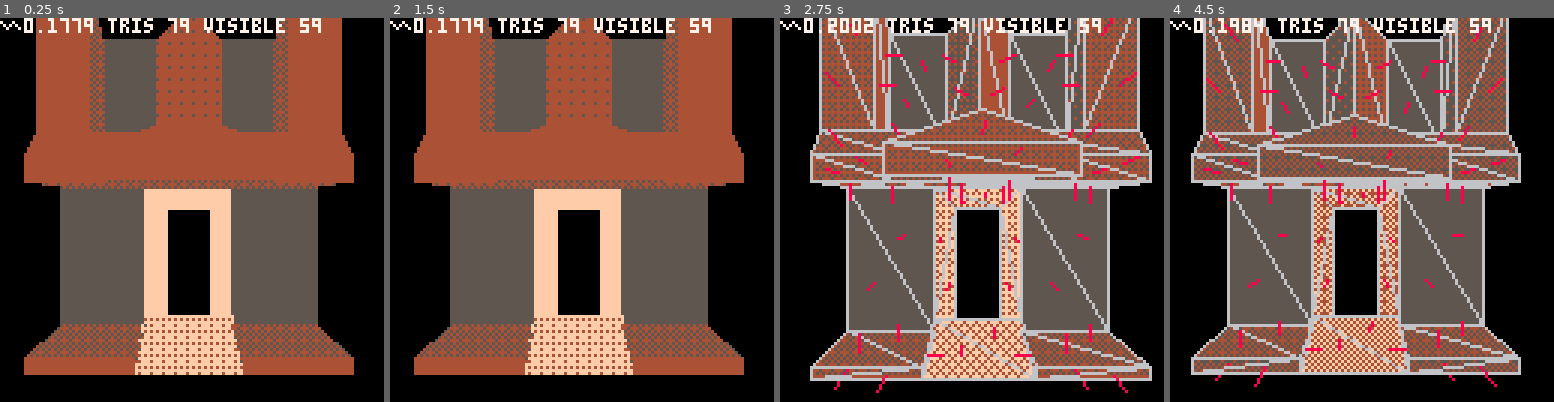
Above: before the commit, frames 1-4 (left to right).
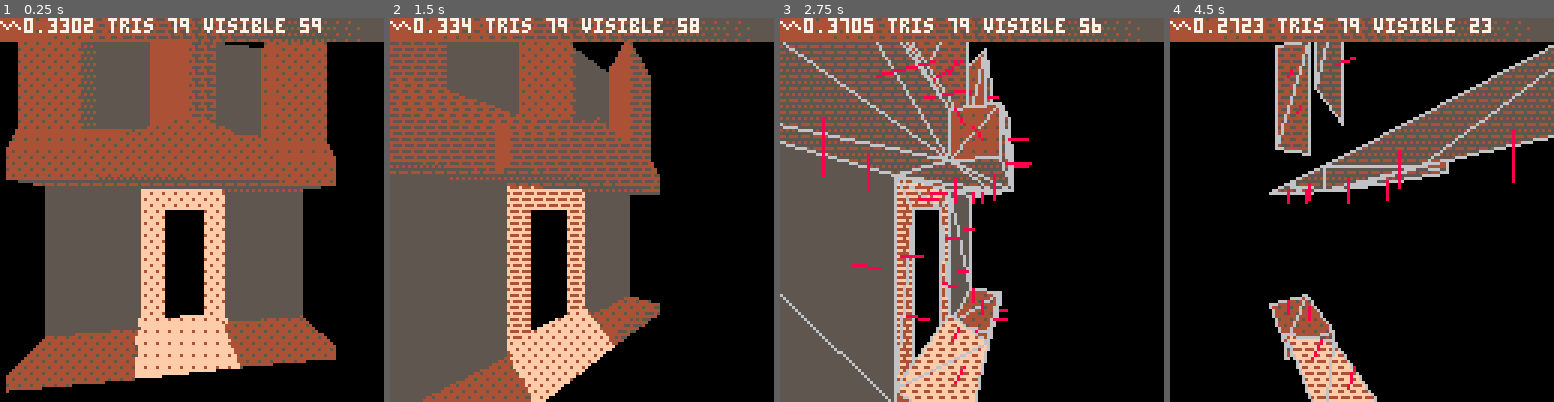
Above: after the commit, the same moments.

Repository: yourykiki/pico8
Game: PICO-8 cartridge model_nab.p8
The game is run twice, just before and just after one commit, with the same random seed, the same clock (stepped at 60 frames per second) and the same inputs.
Inputs:
- Up to frame 1 (0.25 s): no input
- Up to frame 2 (1.5 s): tap X (X key) at 0.33, 1.07 s
- Up to frame 3 (2.75 s): hold Right 1.6-2.1 s; tap X (X key) at 1.85 s; hold Up 2.15-2.42 s; hold Right from 2.47 s (still down)
- Up to frame 4 (4.5 s): tap X (X key) at 2.97, 4.08 s; release Right at 3.03 s; hold Left 3.08-3.58 s; hold Down 3.63-3.97 s; hold Right from 4.02 s (still down)

The runs differ from the first frame. In frame 1, 23% of the frame differs, in the area x 0-100%, y 0-98%; in frame 2, 61%; in frame 3, 72%, in the area x 0-100%, y 0-100%; in frame 4, 65%.

Commit message:
Rotation (#8)
rotations with matrix, brute forcing all vertices

Diff:
--- a/model_nab.p8
+++ b/model_nab.p8
@@ -3,7 +3,7 @@
 __lua__
 -- model nabateen
 
-local cam,scl,wf={},3,false
+local cam,scl,wf,t={},3,false,0
 local norms,fcntrs,fnorms={},{},{}
 local vrtx={
  {-48,4,16},{-16,4,16},{-16,4,0},{-48,4,0},
@@ -73,6 +73,12 @@
  0xa5a5,0xe5a5,0xa5b5,0xf5b5,
  0xf5f5,0xfdf5,0xfdf7,0xffff
 }
+local dith2={
+ 0x0000,0x8000,0x8020,0xc020,
+ 0xc060,0xc070,0xe070,0xe470,
+ 0xe472,0xf472,0xf4f2,0xf5f2,
+ 0xf5fa,0xf7fa,0xf7fe,0xffff
+}
 
 function init_cam()
  return {
@@ -118,7 +124,8 @@
   end
  }
 end
-function init_norm()
+function init_norm(vrtx)
+ fcntrs,norms,fnorms={},{},{}
  for i=1,#tris,4 do
   local v1,v2,v3=
    v_clone(vrtx[tris[i]]),
@@ -145,9 +152,10 @@
 end
 function _init()
  cam=init_cam()
- init_norm()
+ --init_norm(vrtx)
 end
 function _update()
+ t+=0.01
  if (btn(⬆️)) cam:mf(0.5)
  if (btn(⬇️)) cam:sb(0.5)
  if (btn(⬅️)) cam.ang-=0.01
@@ -159,19 +167,38 @@
 
 function _draw()
  cls""
- -- cam
- --camera(-60,-127)
+ -- transformation
+	//ftheta += 1.0f * felapsedtime; // uncomment to spin me right round baby right round
+	local m_rotz,m_roty,m_tran=
+	 m_makerotz(1),
+	 m_makeroty(t*0.25),
+  m_maketran(0,0,0)
+
+ m_wrld={1,0,0,0, 0,1,0,0, 0,0,1,0, 0,0,0,1}
+	m_wrld=m_x_m(m_rotz,m_roty)
+	m_wrld=m_x_m(m_wrld,m_tran)
+
+	local v_wrld={}
+	for v in all(vrtx) do
+	 add(v_wrld,m_x_v(m_wrld,v))
+	end
+
+	--should be usefull only for
+	--rotating objects
+	init_norm(v_wrld)
+
  -- proj
- local proj=cam:proj(vrtx)
+ local proj=cam:proj(v_wrld)
  local pcntr=cam:proj(fcntrs)
  local pnorm=cam:proj(fnorms)
- -- draw
- color(6)
+
+
+ -- testing visibles
  local vistris={}
  for i=1,#tris,4 do
   local idx=(i-1)/4+1
   local norm=norms[idx]
-  local vp=v_clone(vrtx[tris[i]])
+  local vp=v_clone(v_wrld[tris[i]])
   local vcam=cam.pos
   v_add(vp,vcam,-1)
 
@@ -181,13 +208,16 @@
    })
   end
  end
+
+ -- sorting visible tris
  shellsort(vistris)
 
  --local lgt={0,0,1}
  local a=cam.ang
- local lgt={cos(a),0,-sin(a)}
+ local lgt={1,-1,1}
  v_normz(lgt)
 
+ -- drawing visible tris
  for j=#vistris,1,-1 do
   local i=vistris[j].itris
   local v1,v2,v3,c,idx=
@@ -200,7 +230,7 @@
   color(c)
   local ptn=v_dot(norms[idx],lgt)
   ptn=flr(ptn*8+8)
-  fillp(dith[flr(ptn)])
+  fillp(dith2[flr(ptn)])
   tri(v1[1],v1[2],v2[1],v2[2],v3[1],v3[2],c)
   -- wireframe
   fillp()
@@ -216,11 +246,11 @@
 
  end
  -- test dither
--- for i=1,#dit do
---  color(0x54)
---  fillp(dith[i])
---  rectfill((i-1)*8,0,i*8,7)
--- end
+ for i=1,#dith2 do
+  color(0x54)
+  fillp(dith2[i])
+  rectfill((i-1)*8,0,i*8,7)
+ end
  fillp()
 
  print("∧"..stat(1).." tris "
@@ -312,6 +342,64 @@
 end
 function v_dot(a,b)
  return a[1]*b[1]+a[2]*b[2]+a[3]*b[3]
+end
+
+
+--
+local v_up={0,1,0}
+-- matrix x vector
+function m_x_v(m,v)
+ local x,y,z=v[1],v[2],v[3]
+ return {m[1]*x+m[5]*y+m[9]*z+m[13],m[2]*x+m[6]*y+m[10]*z+m[14],m[3]*x+m[7]*y+m[11]*z+m[15]}
+end
+-- matrix x matrix
+function m_x_m(a,b)
+ local a11,a12,a13,a14=a[1],a[5],a[9],a[13]
+ local a21,a22,a23,a24=a[2],a[6],a[10],a[14]
+ local a31,a32,a33,a34=a[3],a[7],a[11],a[15]
+ local b11,b12,b13,b14=b[1],b[5],b[9],b[13]
+ local b21,b22,b23,b24=b[2],b[6],b[10],b[14]
+ local b31,b32,b33,b34=b[3],b[7],b[11],b[15]
+return {
+ a11*b11+a12*b21+a13*b31,a21*b11+a22*b21+a23*b31,a31*b11+a32*b21+a33*b31,0,
+ a11*b12+a12*b22+a13*b32,a21*b12+a22*b22+a23*b32,a31*b12+a32*b22+a33*b32,0,
+ a11*b13+a12*b23+a13*b33,a21*b13+a22*b23+a23*b33,a31*b13+a32*b23+a33*b33,0,
+ a11*b14+a12*b24+a13*b34+a14,a21*b14+a22*b24+a23*b34+a24,a31*b14+a32*b24+a33*b34+a34,1
+}
+end
+
+
+function m_makerotx(a)
+ return {
+  1,0,     0,       0,
+  0,cos(a),-sin(a), 0,
+  0,sin(a),cos(a),  0,
+  0,0,     0,       1
+ }
+end
+function m_makeroty(a)
+ return {
+  cos(a),0,-sin(a), 0,
+  0,     1,0,       0,
+  sin(a),0,cos(a),  0,
+  0,     0,0,       1
+ }
+end
+function m_makerotz(a)
+ return {
+  cos(a),-sin(a),0,0,
+  sin(a),cos(a),0,0,
+  0,     0,     1,0,
+  0,     0,     0,1
+ }
+end
+function m_maketran(x,y,z)
+ return {
+  1,0,0,0,
+  0,1,0,0,
+  0,0,1,0,
+  x,y,z,1
+ }
 end
 -->8
 --triplefox with ciura's sequence
@@ -334,11 +422,11 @@
  end
 end
 __gfx__
-60006000606060606060606060606060666066606666666666666666666666660000000000000000000000000000000000000000000000000000000000000000
-00000000000000000600060006060606060606060606060666066606666666660000000000000000000000000000000000000000000000000000000000000000
-00000060006060606060606060606060606060666066666666666666666666660000000000000000000000000000000000000000000000000000000000000000
-00000000000000000000000600060606060606060606060606060666066666660000000000000000000000000000000000000000000000000000000000000000
-60606060606060606660666066666666666666666666666660006000606060600000000000000000000000000000000000000000000000000000000000000000
+60006000606060606060606060606060666066606666666666666666666666666000600066006600660066606660666066666666666666666666666666666666
+00000000000000000600060006060606060606060606060666066606666666660000000000000000000000000600060006000600060606060666066666666666
+00000060006060606060606060606060606060666066666666666666666666660000006000600660066606660666066606666666666666666666666666666666
+00000000000000000000000600060606060606060606060606060666066666660000000000000000000000000000006000600060006060606060666066606666
+60606060606060606660666066666666666666666666666660006000606060606666555566665555666655556666555566665555666655556666555566665555
 06000600060606060606060606060606660666066666666600000000000000000000000000000000000000000000000000000000000000000000000000000000
 60606060606060606060606660666666666666666666666600000060006060600000000000000000000000000000000000000000000000000000000000000000
 00000006000606060606060606060606060606660666666600000000f94510000000000000000000000000000000000000000000000000000000000000000000
Not shown, changed: the thumbnail (__label__) section of model_nab.p8
